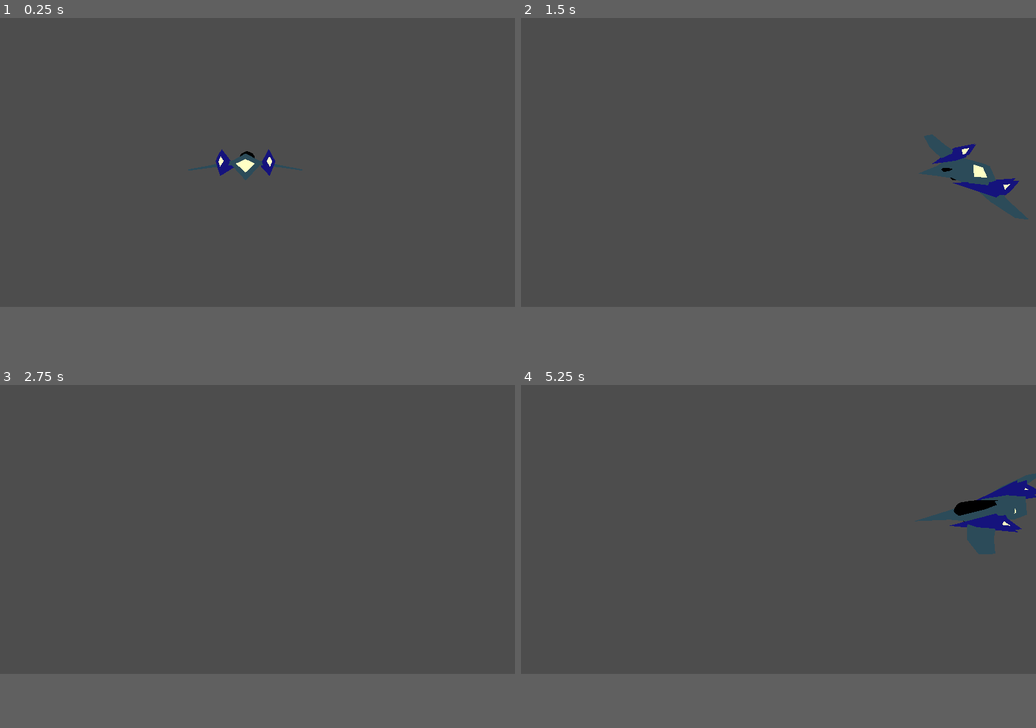
Above: before the commit, frames 1-4 (two rows, left to right).
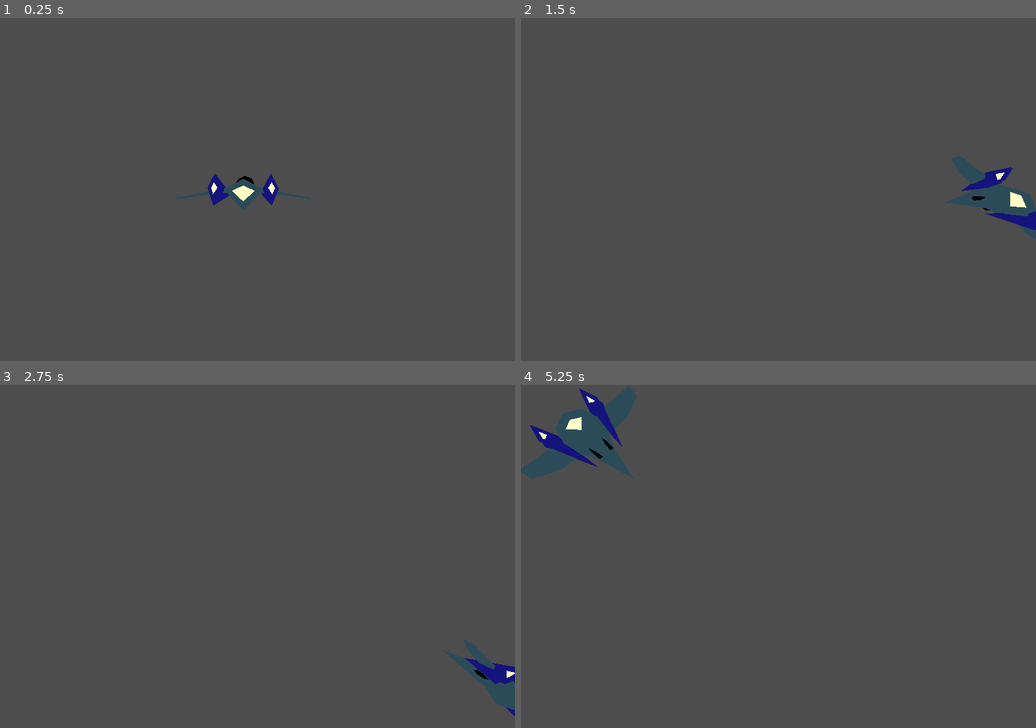
Above: after the commit, the same moments.

Repository: spenoff/Godot4-3D-Space-Shooter
Game: Godot game, scene res://Scenes/main.tscn
Two runs of this game, one before a commit and one after it. Both use one fixed random seed, a clock stepped at 60 frames per second and the inputs below. The project has no main scene, so this scene is started directly.
Inputs (mouse positions are in pixels of both pictures, inside the frame that each line leads up to):
- Up to frame 1 (0.25 s): no input
- Up to frame 2 (1.5 s): tap Enter (ui_accept) at 0.5, 0.77 s; move the mouse to (891, 148) at 0.52 s; hold D (right) 0.53-1.28 s; hold F 0.53-1.28 s; click (891, 148) at 0.67 s; move the mouse to (675, 175) at 1.27 s; hold S (down) from 1.28 s (still down); tap Q at 1.35 s
- Up to frame 3 (2.75 s): tap Enter (ui_accept) at 1.52 s; move the mouse to (309, 467) at 2.02 s; release S (down) at 2.03 s; hold D (right) from 2.03 s (still down); tap Space at 2.1 s
- Up to frame 4 (5.25 s): move the mouse to (752, 587) at 2.77 s; release D (right) at 2.78 s; hold W (up) 2.78-3.53 s; tap F at 2.85 s; click (752, 587) at 2.92 s; tap Enter (ui_accept) at 3.02, 3.77, 4.52 s; move the mouse to (933, 573) at 3.52 s; hold Q 3.53-4.28 s; hold A (left) 3.53-5.03 s; move the mouse to (624, 484) at 4.27 s; tap Space at 4.35 s; move the mouse to (804, 529) at 5.02 s; hold S (down) from 5.03 s (still down); hold F from 5.03 s (still down); click (804, 529) at 5.17 s
In our replay, the window is 799x449 before the commit and 799x533 after it. These sizes can differ from the game's own. Grey fills any space a smaller window leaves; there, only what the larger window draws over its background counts as a difference.

The runs differ from the first frame. In frame 1, 1.5% of the frame differs, in the area x 34-61%, y 38-57%; in frame 2, 2.1%; in frame 3, 1.1%; in frame 4, 4.9%, in the area x 0-100%, y 0-50%.

Commit message:
Player cannot move outside of viewport

Diff:
--- a/Scripts/player.gd
+++ b/Scripts/player.gd
@@ -14,3 +14,5 @@
 	rotation_degrees.x = velocity.y / 2
 	rotation_degrees.y = -velocity.x / 2
 	move_and_slide()
+	transform.origin.x = clamp(transform.origin.x, -30, 10)
+	transform.origin.y = clamp(transform.origin.y, -10, 10)
--- a/project.godot
+++ b/project.godot
@@ -13,6 +13,11 @@
 config/name="Rail-Shooter-Demo"
 config/features=PackedStringArray("4.3", "Forward Plus")
 config/icon="res://icon.svg"
+
+[display]
+
+window/size/viewport_width=1920
+window/size/viewport_height=1280
 
 [input]
 
